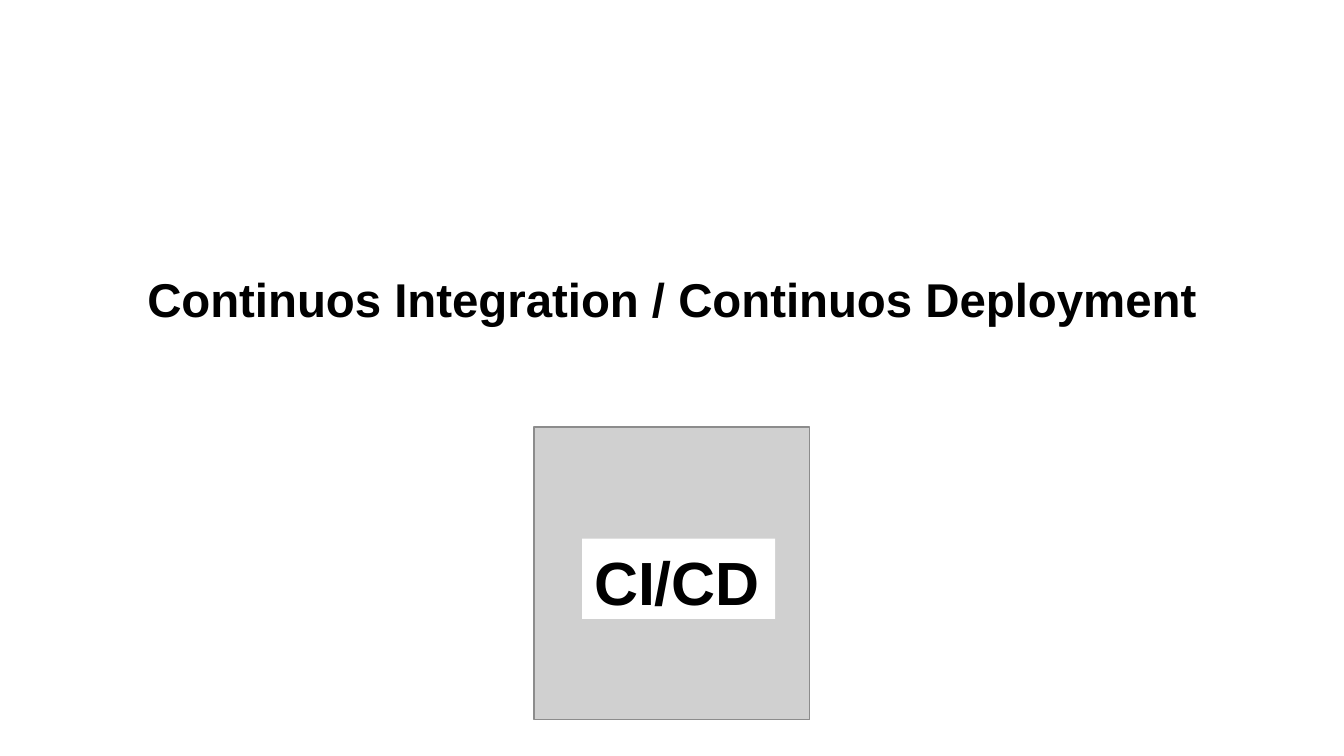
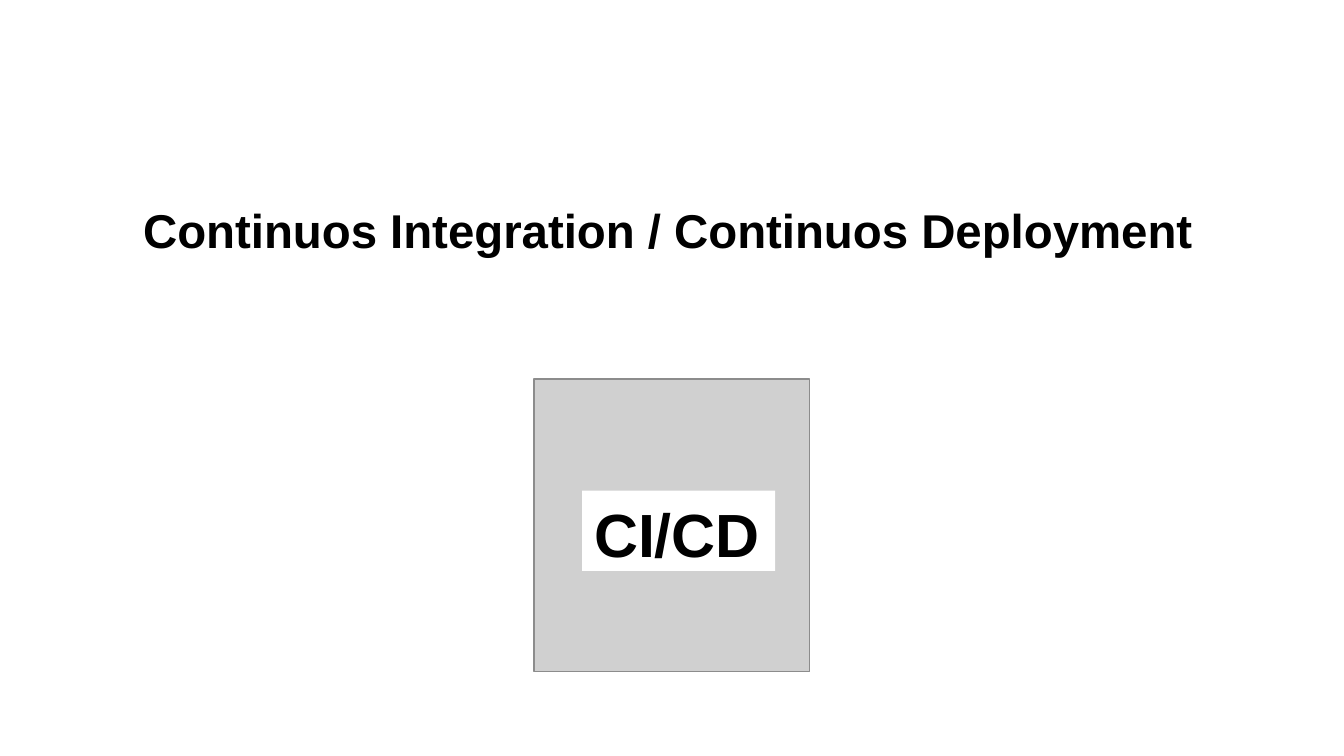
Before and after one commit to ramonesc3po/workshop-devops, a slide deck: slide 9 of files/workshop_devops.odp (slide 8 before the commit). Drawn at 1344x756 pixels with LibreOffice and Linux fonts; fonts in the diff are those of the drawing; grey boxes stand for pictures. Boxes give left, top, right and bottom in pixels: in the first picture for what was removed or moved away, otherwise in the second. Text is boxed around its words. In the diff, an @@ line names an element or a change of style, - is before the commit and + after.

```diff
--- a/files/workshop_devops.odp
+++ b/files/workshop_devops.odp
@@ text "Continuos Integration / Continuos Deployment": place and size @@
-text "Continuos Integration / Continuos Deployment" at (147, 282, 1196, 327)
+text "Continuos Integration / Continuos Deployment" at (143, 213, 1192, 257)
@@ picture: place and size @@
-picture at (534, 427, 810, 720)
+picture at (534, 379, 810, 672)
@@ rectangle "CI/CD": place and size @@
-rectangle "CI/CD" at (582, 539, 776, 620)
+rectangle "CI/CD" at (582, 490, 776, 571)
```
Also in this commit, not shown: 4 other slides changed, 4 slides added, 2 slides removed, 2 other files.
